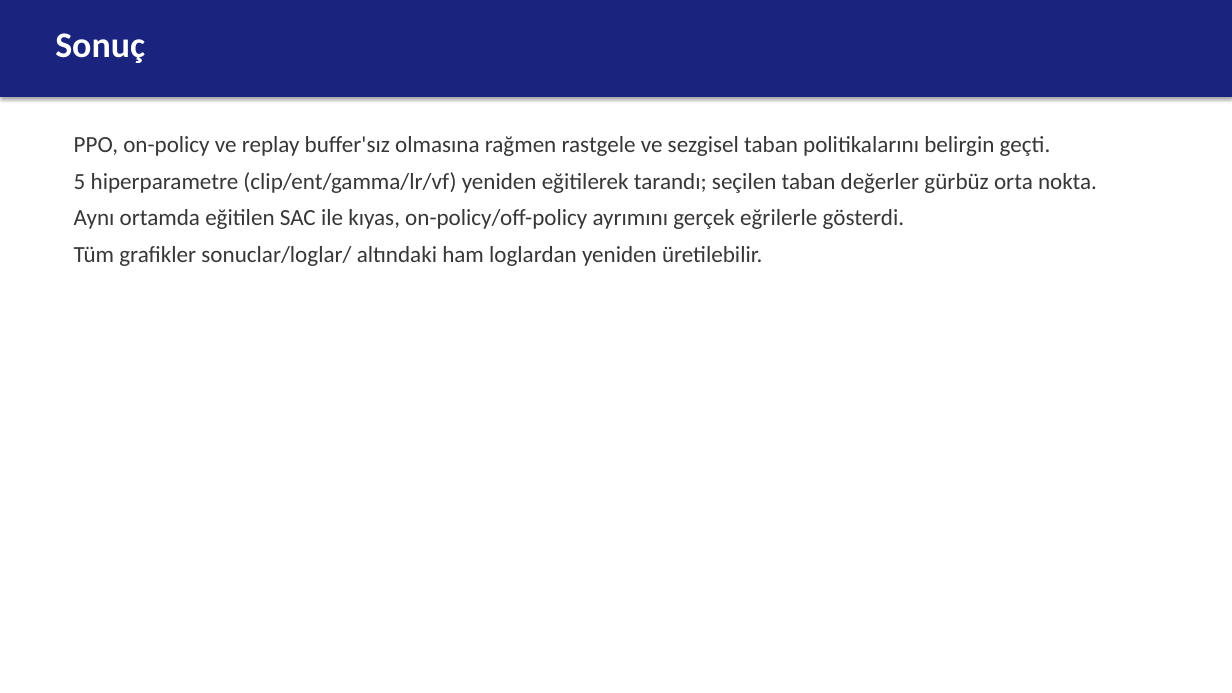
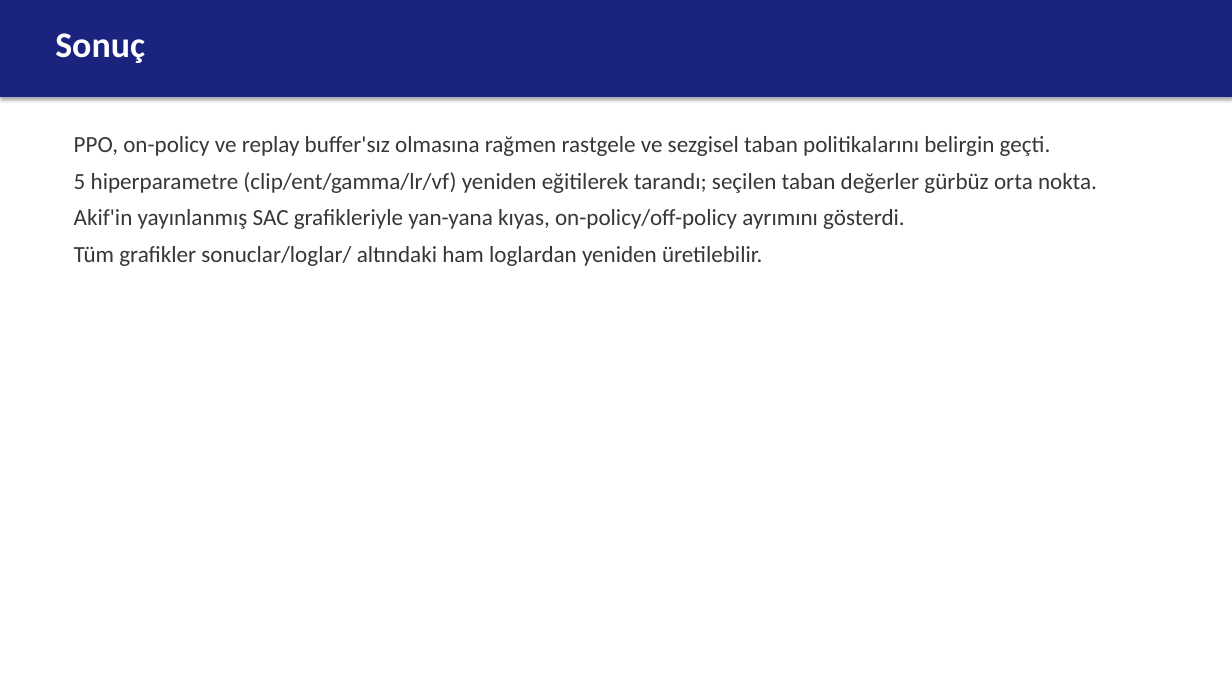
Before and after one commit to berkeryigit/rl_drone_pathfinding, a slide deck: slide 33 of deliverables/sunum/220202046_sunum.pptx (slide 32 before the commit). Drawn at 1232x693 pixels with LibreOffice and Linux fonts; fonts in the diff are those of the drawing. Boxes give left, top, right and bottom in pixels: in the first picture for what was removed or moved away, otherwise in the second. Text is boxed around its words. In the diff, an @@ line names an element or a change of style, - is before the commit and + after.

```diff
--- a/deliverables/sunum/220202046_sunum.pptx
+++ b/deliverables/sunum/220202046_sunum.pptx
@@ text at <box>74,209,905,229</box>: text changed @@
-Aynı ortamda eğitilen SAC ile kıyas, on-policy/off-policy ayrımını gerçek eğrilerle gösterdi.
+Akif'in yayınlanmış SAC grafikleriyle yan-yana kıyas, on-policy/off-policy ayrımını gösterdi.
```
Also in this commit, not shown: 1 other slide changed, 6 slides added, 5 slides removed, 37 other files.
